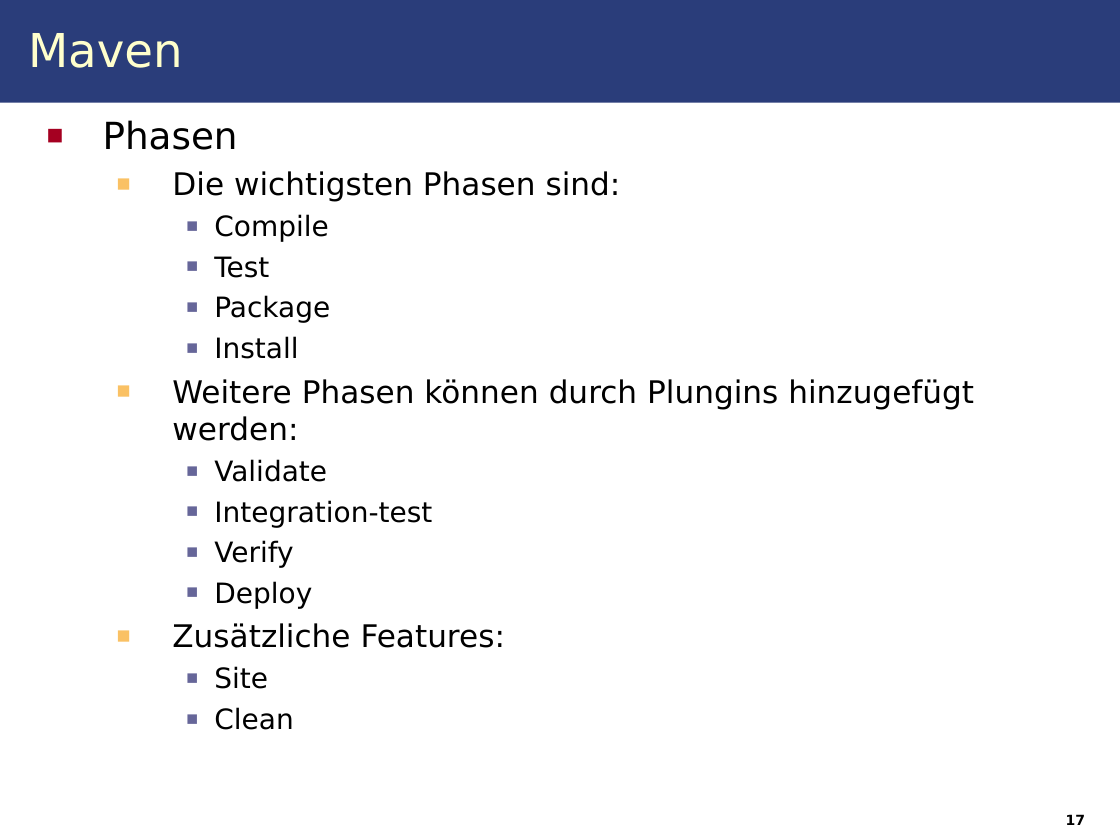
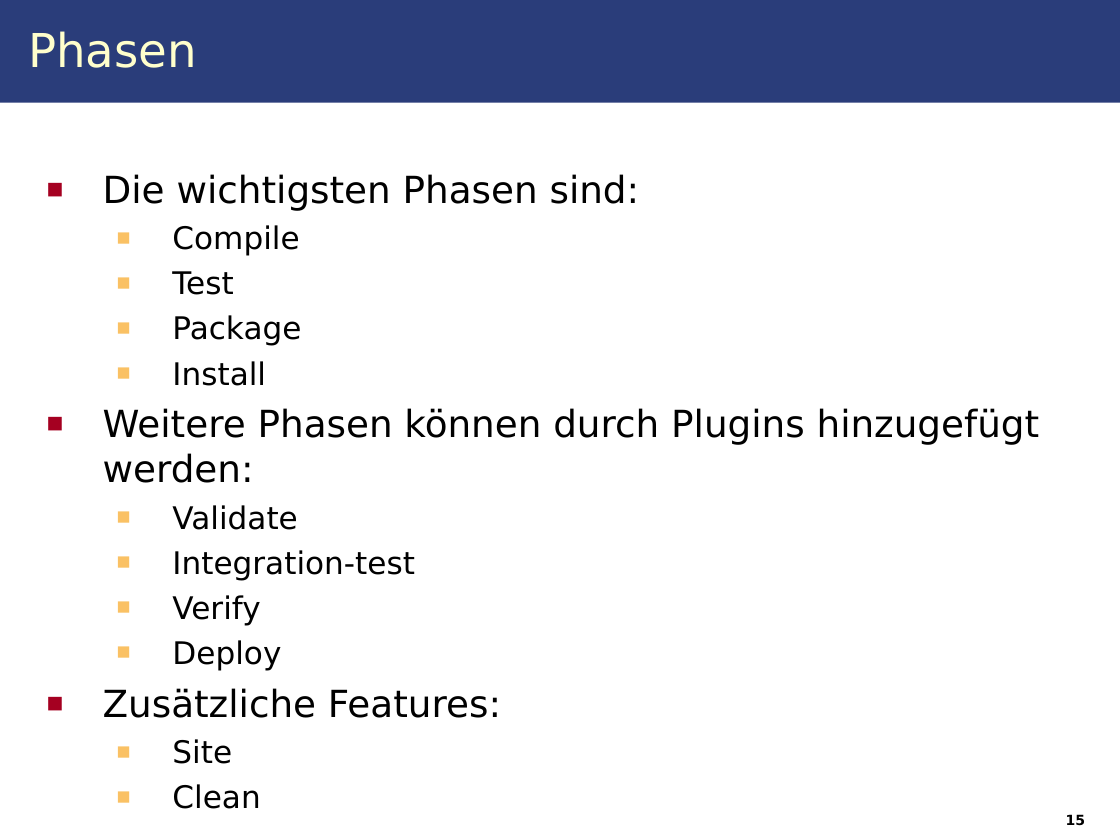
Before and after one commit to IAAS/decidr, a slide deck: slide 15 of seminars/at/Seminar.odp (slide 17 before the commit). Drawn at 1120x840 pixels with LibreOffice and Linux fonts; fonts in the diff are those of the drawing. Boxes give left, top, right and bottom in pixels: in the first picture for what was removed or moved away, otherwise in the second. Text is boxed around its words. In the diff, an @@ line names an element or a change of style, - is before the commit and + after.

```diff
--- a/seminars/at/Seminar.odp
+++ b/seminars/at/Seminar.odp
@@ title at <box>28,31,197,68</box>: text changed @@
-Maven
+Phasen
@@ text at <box>103,120,238,150</box>: paragraph removed @@
-■ Phasen
@@ text at <box>103,174,640,809</box>: size 20 to 24 pt in "Die wichtigsten Phasen sind:", "Zusätzliche Features:"; size 18 to 20 pt in "Compile", "Test", "Package", "Install" and 6 more places; list level 2 to 1 in "Die wichtigsten Phasen sind:"; bullet colour #FAC164 to #A50021; list level 3 to 2 in "Compile"; bullet colour #666699 to #FAC164; list level 3 to 2 in "Test"; list level 3 to 2 in "Package"; list level 3 to 2 in "Install"; list level 3 to 2 in "Validate"; list level 3 to 2 in "Integration-test"; list level 3 to 2 in "Verify"; list level 3 to 2 in "Deploy"; list level 2 to 1 in "Zusätzliche Features:"; list level 3 to 2 in "Site"; list level 3 to 2 in "Clean" @@
@@ text at <box>103,408,1040,483</box>: text changed; size 20 to 24 pt @@
-  ■ Weitere Phasen können durch Plungins hinzugefügt werden:
+■ Weitere Phasen können durch Plugins hinzugefügt werden:
@@ page number at <box>1066,814,1085,826</box>: text changed @@
-17
+15
```
Also in this commit, not shown: 11 other slides changed, 4 slides added, 4 slides removed, 1 other file.
